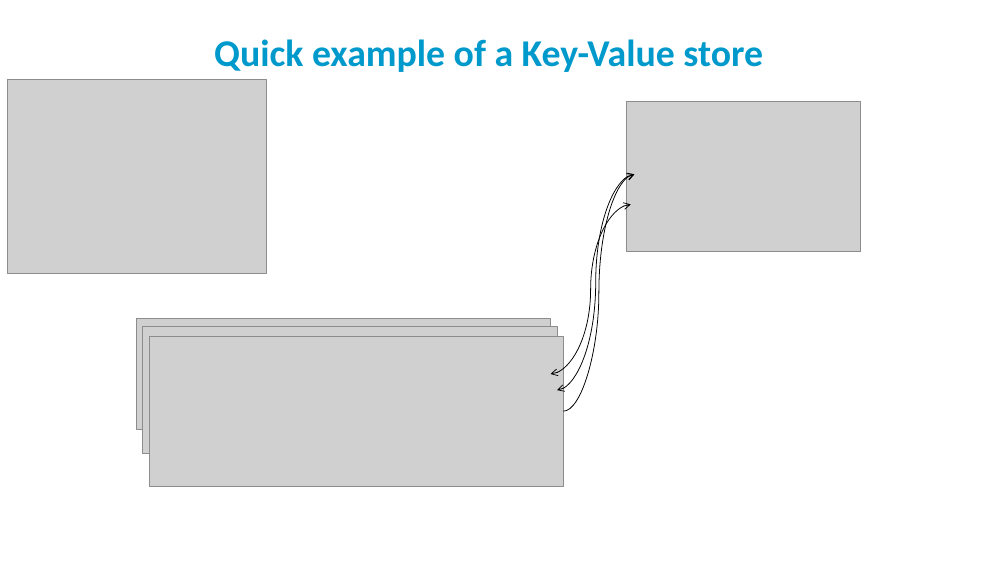
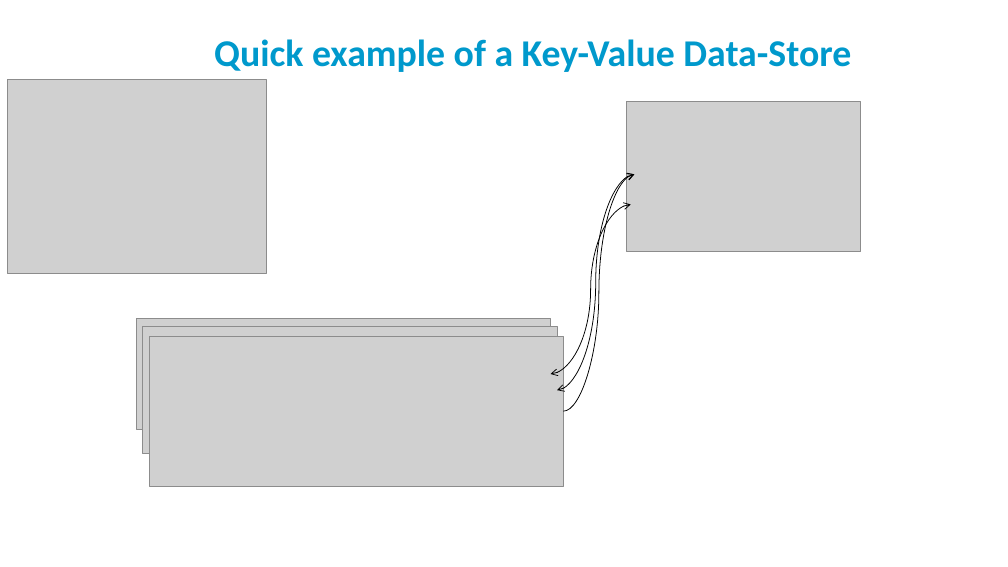
Before and after one commit to PatrickAndrade/top2developers, a slide deck: slide 3 of Perf Eval - Final presentation.pptx. Drawn at 1008x567 pixels with LibreOffice and Linux fonts; fonts in the diff are those of the drawing; grey boxes stand for pictures; background and template pictures are left out. Boxes give left, top, right and bottom in pixels: in the first picture for what was removed or moved away, otherwise in the second. Text is boxed around its words. In the diff, an @@ line names an element or a change of style, - is before the commit and + after.

```diff
--- a/Perf Eval - Final presentation.pptx
+++ b/Perf Eval - Final presentation.pptx
@@ text at [214, 39, 851, 72]: text changed @@
-Quick example of a Key-Value store
+Quick example of a Key-Value Data-Store
```
Also in this commit, not shown: 5 other slides changed.
